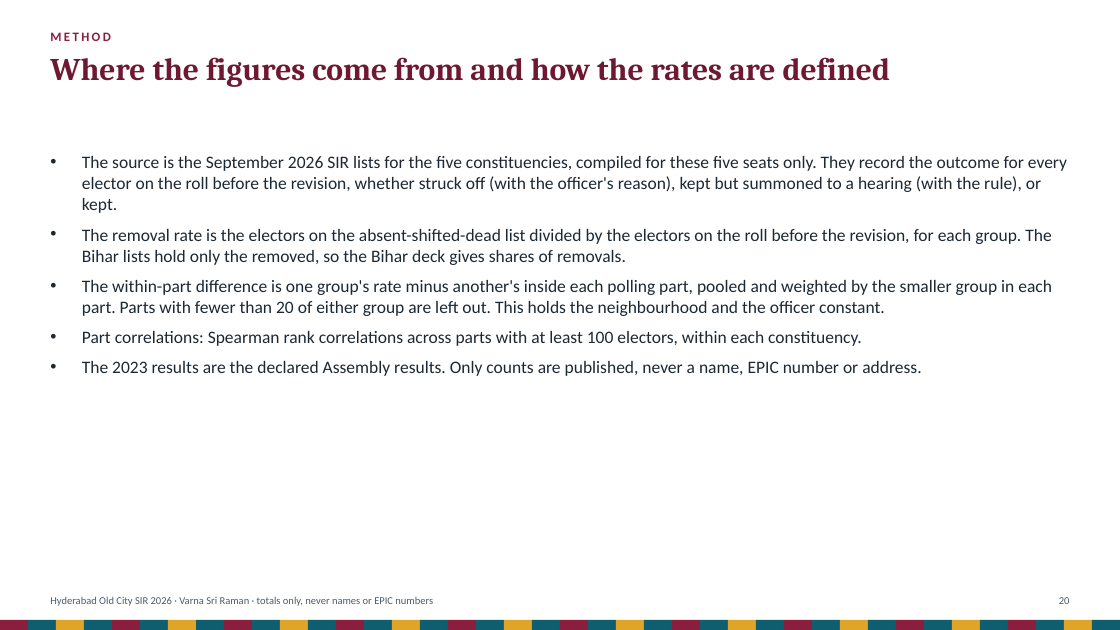
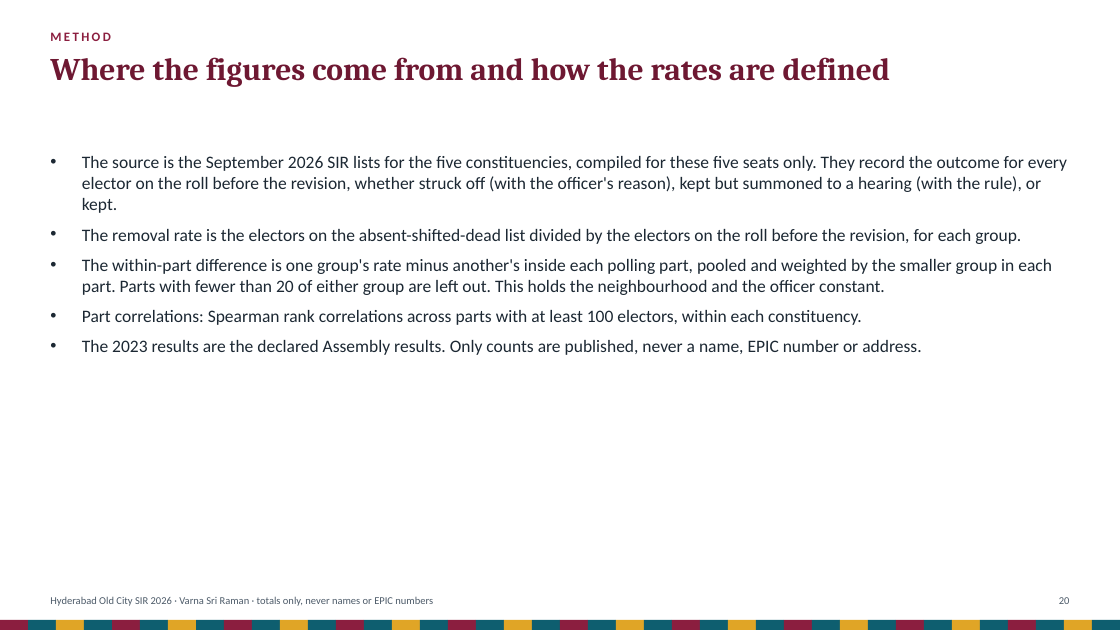
Before and after one commit to Varnasr/INDIA-DATA, a slide deck: slide 20 of reports/hyderabad-old-city-sir-2026-deck.pptx. Drawn at 1120x630 pixels with LibreOffice and Linux fonts; fonts in the diff are those of the drawing. Boxes give left, top, right and bottom in pixels: in the first picture for what was removed or moved away, otherwise in the second. Text is boxed around its words. In the diff, an @@ line names an element or a change of style, - is before the commit and + after.

```diff
--- a/reports/hyderabad-old-city-sir-2026-deck.pptx
+++ b/reports/hyderabad-old-city-sir-2026-deck.pptx
@@ text at (82, 229, 1021, 244): text changed @@
-• The removal rate is the electors on the absent-shifted-dead list divided by the electors on the roll before the revision, for each group. The Bihar lists hold only the removed, so the Bihar deck gives shares of removals.
+• The removal rate is the electors on the absent-shifted-dead list divided by the electors on the roll before the revision, for each group.
```
Also in this commit, not shown: 1 other slide changed, 16 other files.
